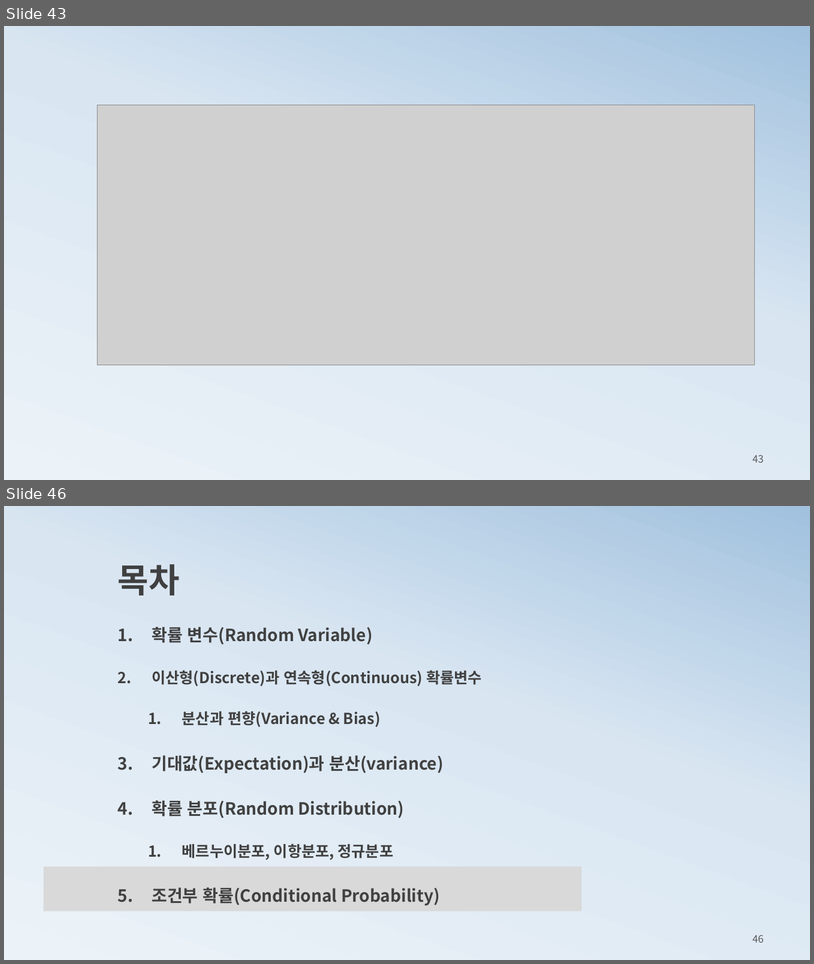
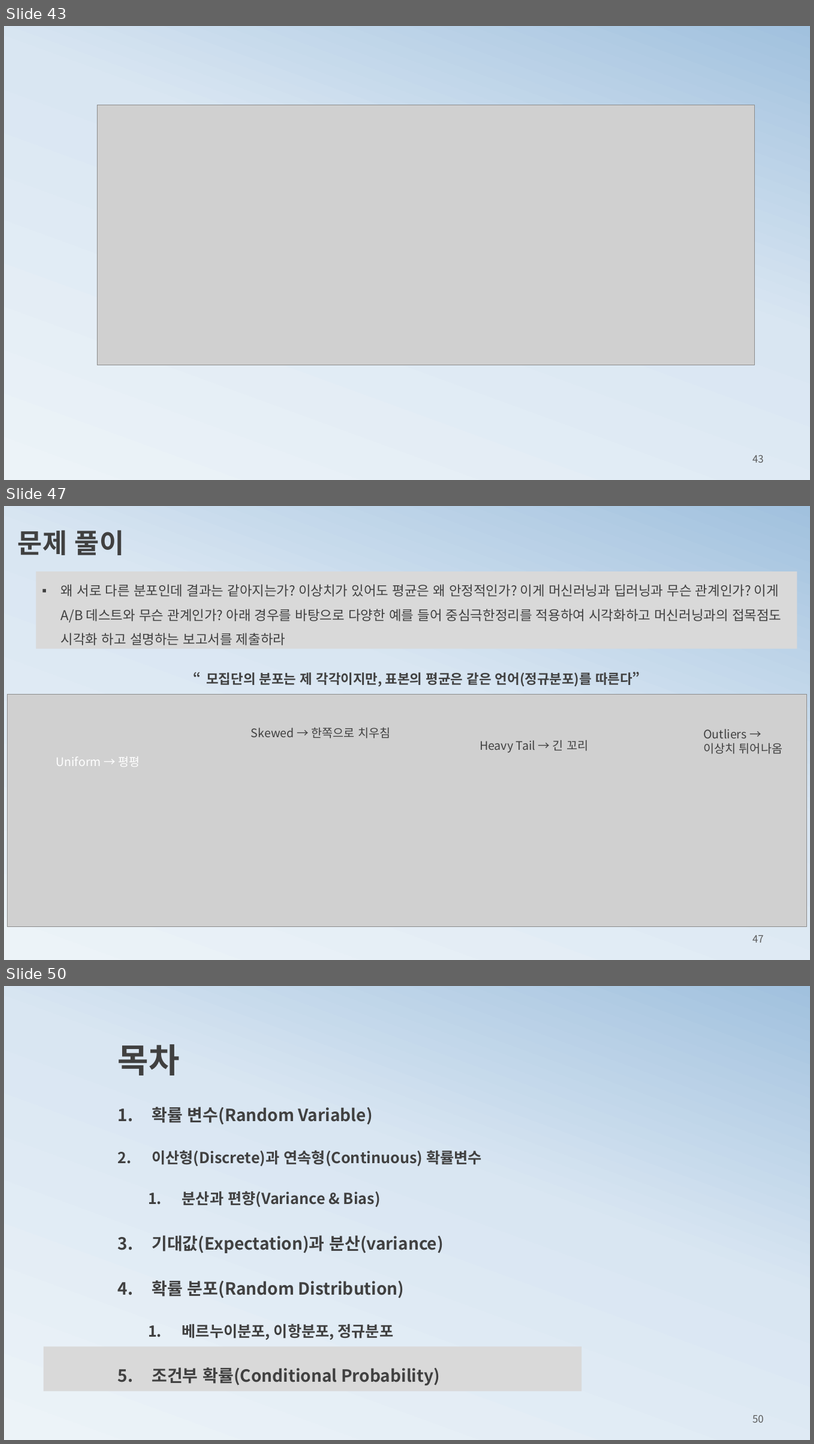
Before and after one commit to ancestor9/mathematics-for-machine-learning, a slide deck: 3_probability theory for machine learning.pptx. Shown one above the other, each under a label of ours: slides 43 and 46 before the commit, slides 43, 47 and 50 after it; the slides between them are not shown. The pictures are 814x964 and 814x1444 pixels, drawn with LibreOffice and Linux fonts; fonts in the diff are those of the drawing; grey boxes stand for pictures. Boxes give left, top, right and bottom in pixels: in the first picture for what was removed or moved away, otherwise in the second. Text is boxed around its words. In the diff, an @@ line names an element or a change of style, - is before the commit and + after.

```diff
--- a/3_probability theory for machine learning.pptx
+++ b/3_probability theory for machine learning.pptx
@@ slide 47 added at <box>4,506,810,960</box>, background gradient #ECF3F8 to #D9E6F2 to #A1C1DE @@
@@ text added at <box>18,530,124,555</box>, 32 pt, text #404040, bold @@
+문제 풀이
@@ rectangle added at <box>36,571,798,648</box>, fill #D9D9D9, 16 pt, text #404040 @@
+▪ 왜 서로 다른 분포인데 결과는 같아지는가? 이상치가 있어도 평균은 왜 안정적인가? 이게 머신러닝과 딥러닝과 무슨 관계인가? 이게 A/B 데스트와 무슨 관계인가? 아래 경우를 바탕으로 다양한 예를 들어 중심극한정리를 적용하여 시각화하고 머신러닝과의 접목점도 시각화 하고 설명하는 보고서를 제출하라
@@ text added at <box>206,672,641,687</box>, 16 pt, text #404040, bold @@
+“모집단의 분포는 제 각각이지만, 표본의 평균은 같은 언어(정규분포)를 따른다”
@@ picture added at <box>8,694,807,927</box> @@
@@ text added at <box>251,727,390,738</box>, 14 pt, text #404040 @@
+Skewed → 한쪽으로 치우침
@@ text added at <box>704,729,783,754</box>, 14 pt, text #404040 @@
+Outliers → 이상치 튀어나옴
@@ text added at <box>56,756,140,766</box>, 14 pt, text #FFFFFF @@
+Uniform → 평평
@@ text added at <box>480,740,588,753</box>, 14 pt, text #404040 @@
+Heavy Tail → 긴 꼬리
@@ page number added at <box>753,934,764,942</box>, 12 pt, text #595959 @@
+47
@@ what was slide 46 is now slide 50 @@
@@ page number at <box>753,1414,764,1422</box>: text changed @@
-46
+50
```
Also in this commit, not shown: 1 slide changed, 5 other slides added, 2 slides removed, 1 other file.
